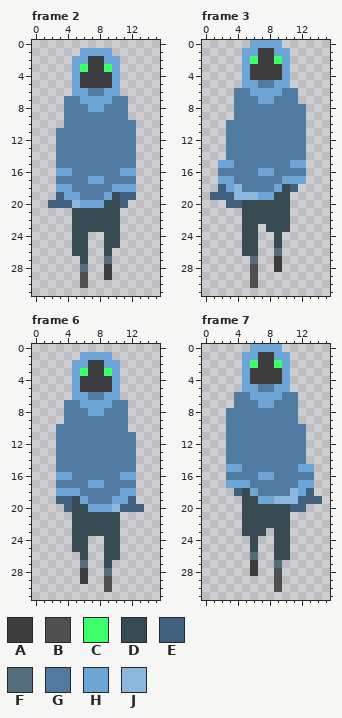
Two versions of one pixel-art file, rogue/Textures/redesign/redesign_walking animation.aseprite. Above is the file before it was changed.
16x32 pixels, 8 frames. Shown: frame 2, frame 3, frame 6, frame 7. The commit also changed other frames, which this record leaves out.
Palette (. is transparent): A #3d3d3d  B #505051  C #3fff69  D #374951  E #40607d  F #536e7a  G #517aa0  H #6da5d6  J #8cb8de
Once edited:
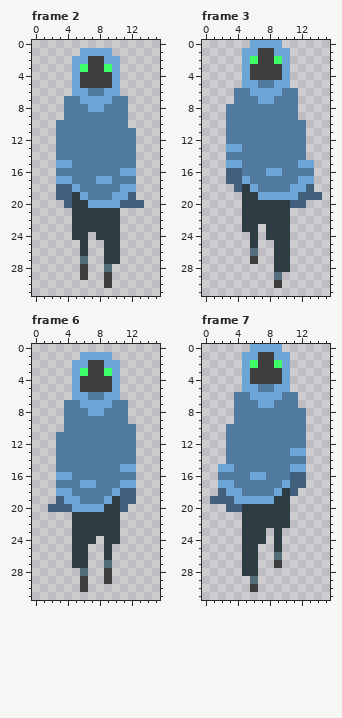
What changed:
colour D: #374951 -> #2d3c43
Changed rows in their new state; - is a pixel that keeps its letter.
Frame 2:
first column x 3:
10 G--------.
first column x 2:
15 -HH---------
16 -GG---------
17 -HH--G-H----
18 -EEH----G---
19 --EDH--GHH--
20 ..-DD--HH-EE
first column x 5:
24 ---D--
25 .-----
26 .----D
27 -F--DD
28 -A--F-
29 -A----
30 -.--A-
Frame 3:
first column x 3:
 8 G--------.
 9 G--------.
first column x 1:
13 --HH----------
15 -.-H------G-H-
16 -.EE--G-H---G-
17 -.EEH----GG-H-
18 -..EDH--GGHHE-
19 ....DD--HHHEEE
20 --..------EE--
first column x 5:
24 .--D-D
25 .----D
26 .F--DD
27 -A--DD
28 -.--DD
29 -.--F-
30 -.--A-
Frame 6:
first column x 3:
10 .--------G
first column x 2:
15 ---------HH-
16 ---------GG-
17 ----H-G--HH-
18 ---G----HEE-
19 --HHG--HDE--
20 EE-HH--DD-..
first column x 5:
24 --D---
25 -----.
26 D----.
27 DD--F-
28 -F--A-
29 ----A-
30 -A--.-
Frame 7:
first column x 3:
 8 .--------G
 9 .--------G
first column x 1:
13 ----------HH--
15 -H-G------H-.-
16 -G---H-G--EE.-
17 -H-GG----HEE.-
18 -EHHGG--HDE..-
19 EEEHHH--DD....
20 --EE------..--
23 ---------.----
24 ----D-D--.----
25 ----D----.----
26 ----DD--F.----
27 ----DD--A-----
28 ----DD--.-----
29 -----F--.-----
30 -----A--.-----
Where, in picture pixels (left, top, right, bottom), the same in both pictures:
added: (56, 120, 64, 128)
erased: (128, 120, 136, 128)
changed: (48, 160, 144, 288)
changed: (210, 104, 322, 288)
erased: (56, 424, 64, 432)
added: (128, 424, 136, 432)
changed: (48, 464, 144, 592)
changed: (210, 408, 322, 592)
